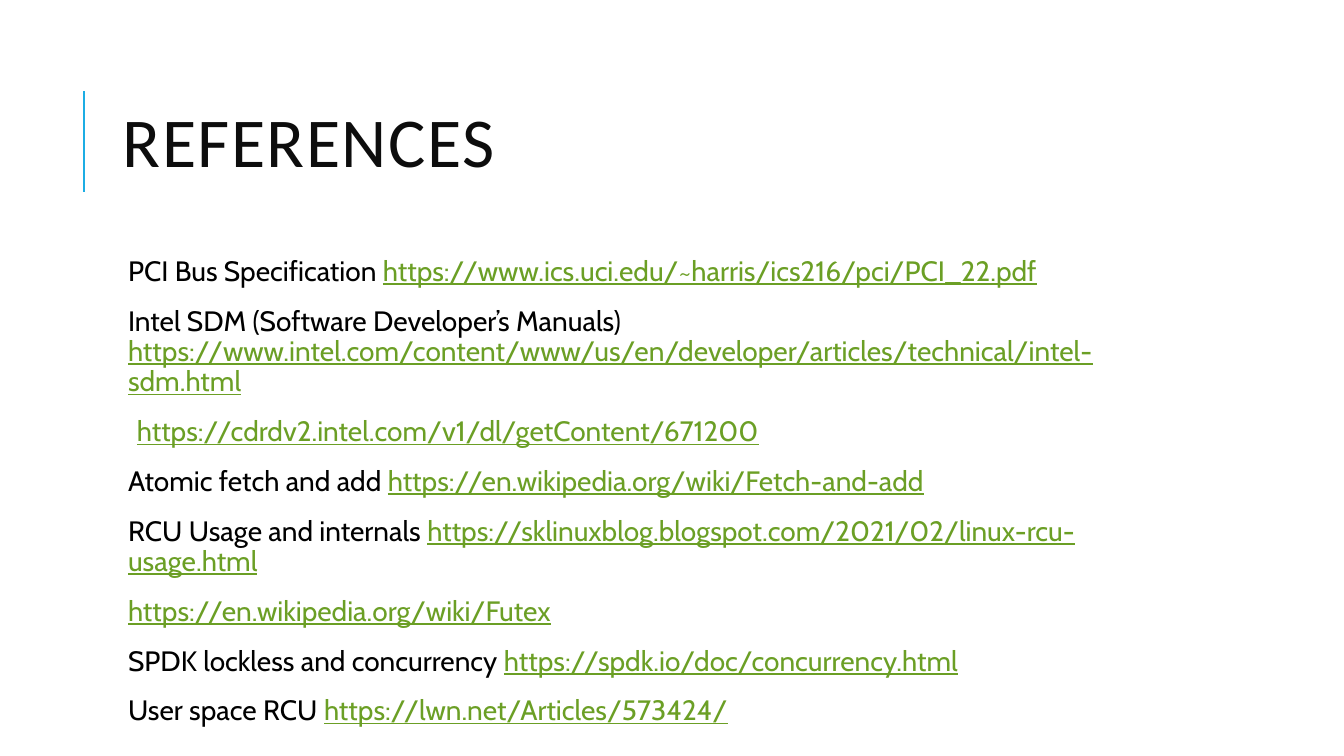
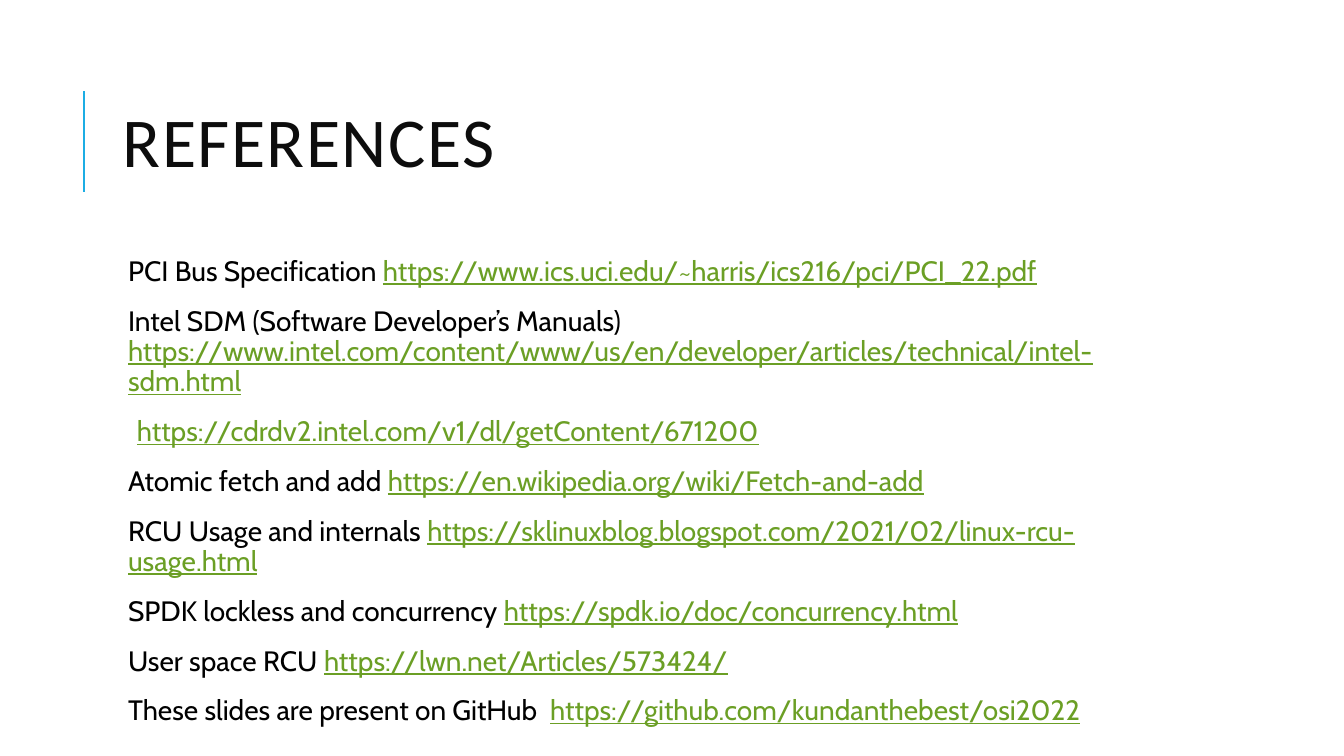
Before and after one commit to kundanthebest/osi2022, a slide deck: slide 21 of locking_presentation.pptx. Drawn at 1344x756 pixels with LibreOffice and Linux fonts; fonts in the diff are those of the drawing. Boxes give left, top, right and bottom in pixels: in the first picture for what was removed or moved away, otherwise in the second. Text is boxed around its words. In the diff, an @@ line names an element or a change of style, - is before the commit and + after.

Commit message:
Updated the presentatoin

```diff
--- a/locking_presentation.pptx
+++ b/locking_presentation.pptx
@@ text at (128, 600, 551, 627): paragraph removed @@
-  https://en.wikipedia.org/wiki/Futex
@@ text at (128, 699, 1080, 727): paragraph added @@
+  These slides are present on GitHub https://github.com/kundanthebest/osi2022
```
Also in this commit, not shown: 6 other slides changed, 1 slide added, 1 slide removed.
